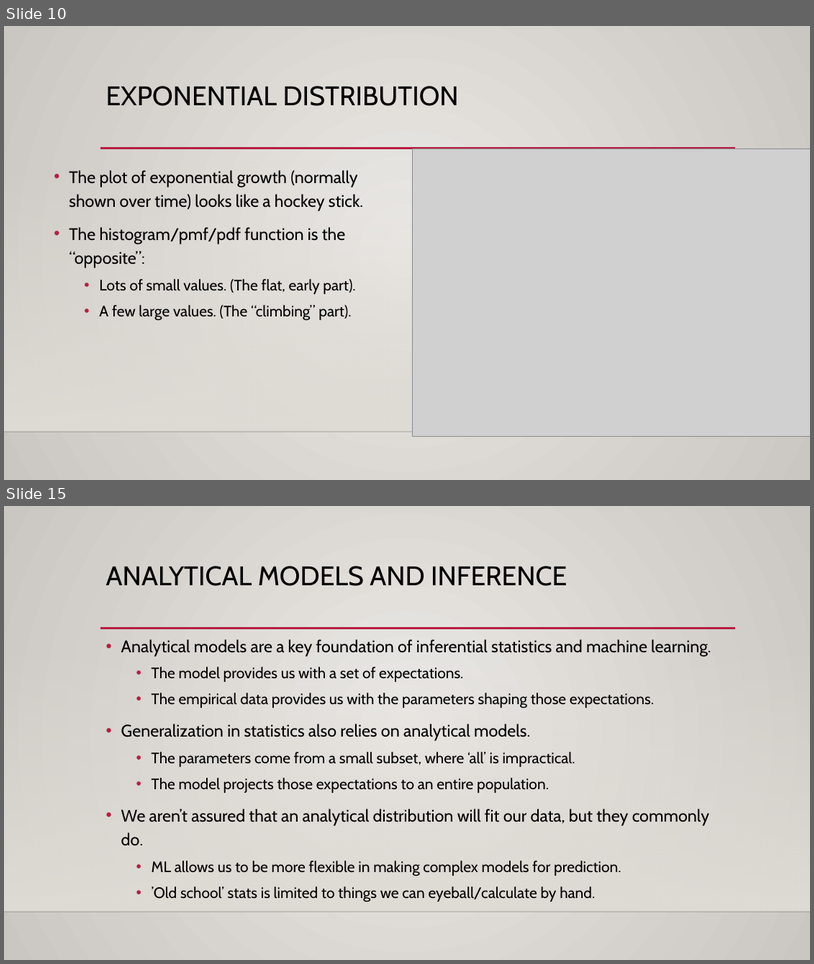
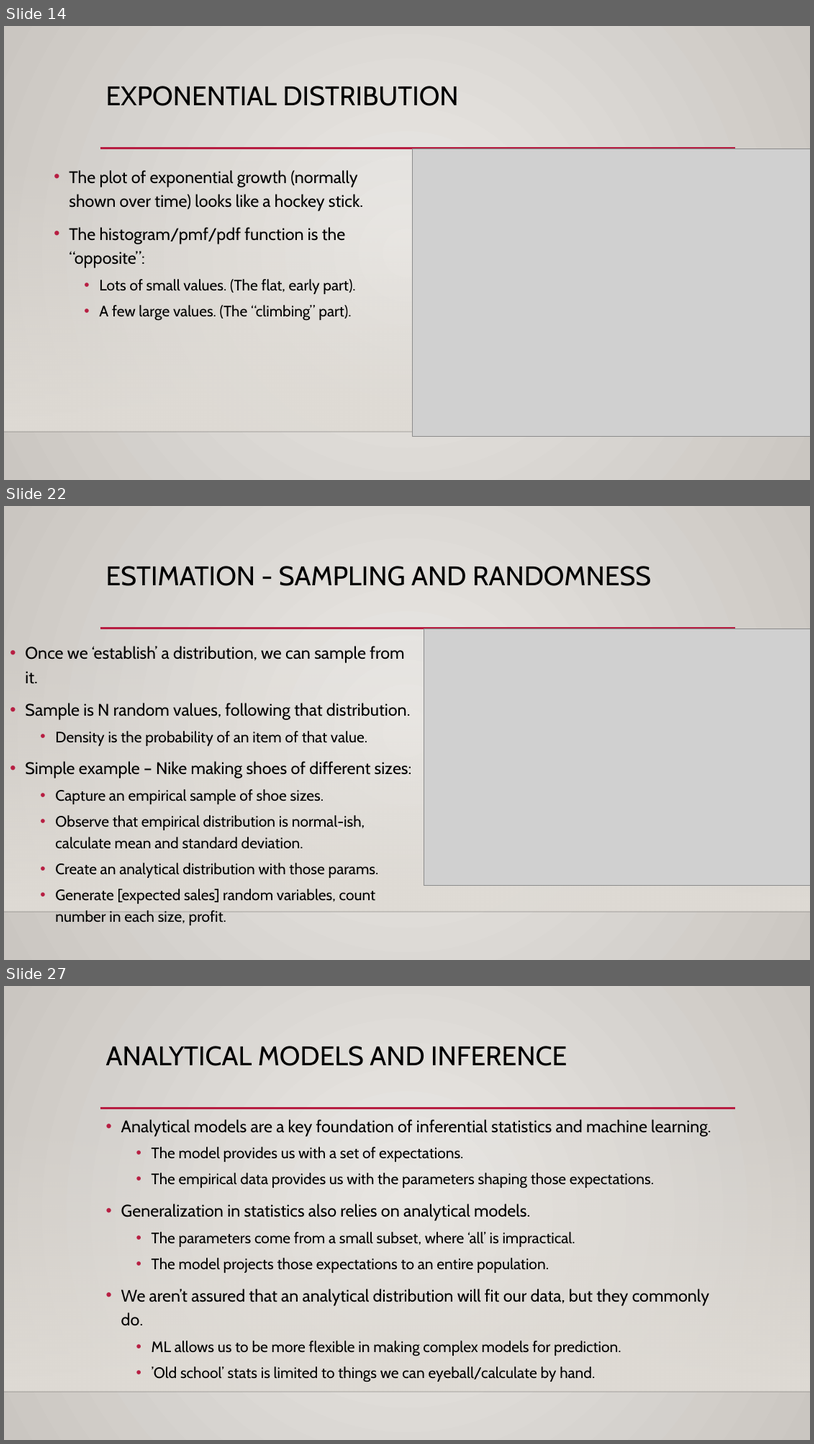
Before and after one commit to SedemSetor/Basic_Stats_in_Python_Student_Repository, a slide deck: reference_material/slides/008_Analytical_Distributions.pptx. Shown one above the other, each under a label of ours: slides 10 and 15 before the commit, slides 14, 22 and 27 after it; the slides between them are not shown. The pictures are 814x964 and 814x1444 pixels, drawn with LibreOffice and Linux fonts; fonts in the diff are those of the drawing; grey boxes stand for pictures; background and template pictures are left out. Boxes give left, top, right and bottom in pixels: in the first picture for what was removed or moved away, otherwise in the second. Text is boxed around its words. In the diff, an @@ line names an element or a change of style, - is before the commit and + after.

```diff
--- a/reference_material/slides/008_Analytical_Distributions.pptx
+++ b/reference_material/slides/008_Analytical_Distributions.pptx
@@ slide 22 added at <box>4,506,810,960</box>, background gradient #ECEAE7 to #CAC7C1; not listed: 3 template elements that a slide beside it also shows @@
@@ title added at <box>106,566,651,586</box>, 32 pt, text #000000 @@
+ESTIMATION - SAMPLING AND RANDOMNESS
@@ picture added at <box>424,629,810,885</box> @@
@@ text added at <box>25,646,412,903</box>, 18 pt, text #000000 @@
+• Once we ‘establish’ a distribution, we can sample from it.
+• Sample is N random values, following that distribution.
+  • Density is the probability of an item of that value.
+• Simple example – Nike making shoes of different sizes:
+  • Capture an empirical sample of shoe sizes.
+  • Observe that empirical distribution is normal-ish, calculate mean and standard deviation.
+  • Create an analytical distribution with those params.
+  • Generate [expected sales] random variables, count number in each size, profit.
@@ what was slide 10 is now slide 14 @@
@@ what was slide 15 is now slide 27 @@
```
Also in this commit, not shown: 7 slides changed, 12 other slides added, 6 other files.
